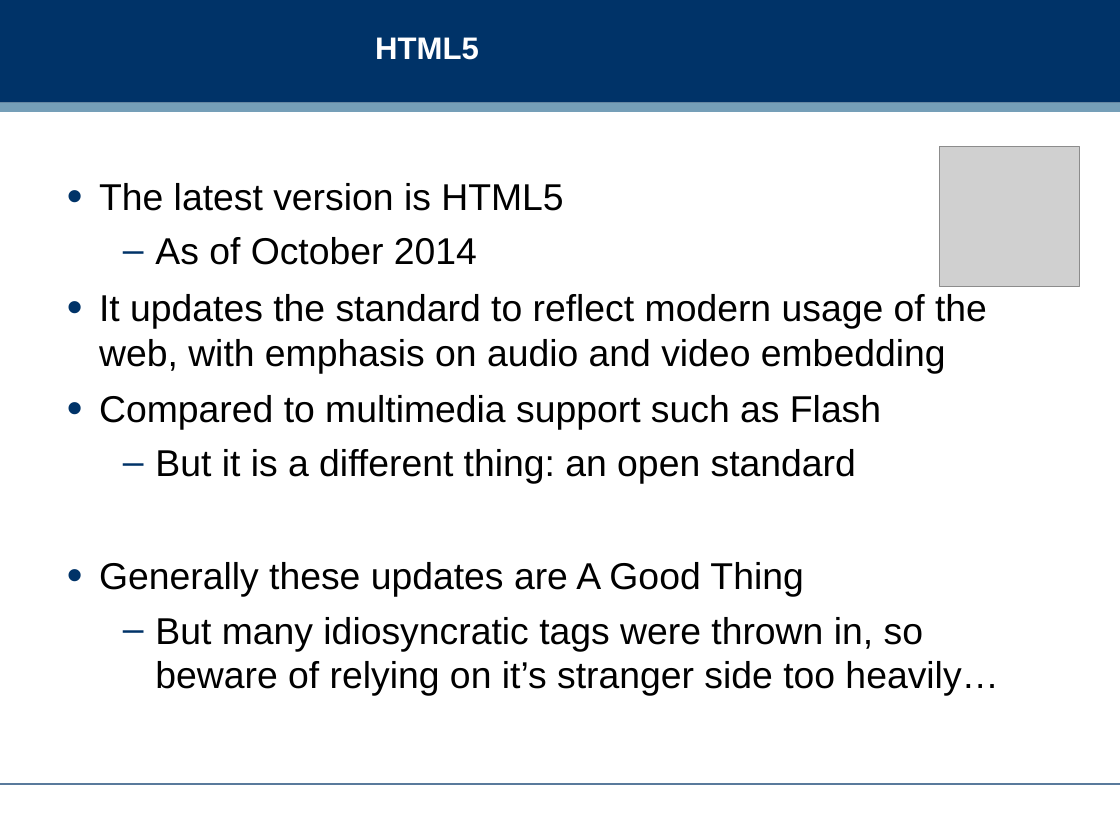
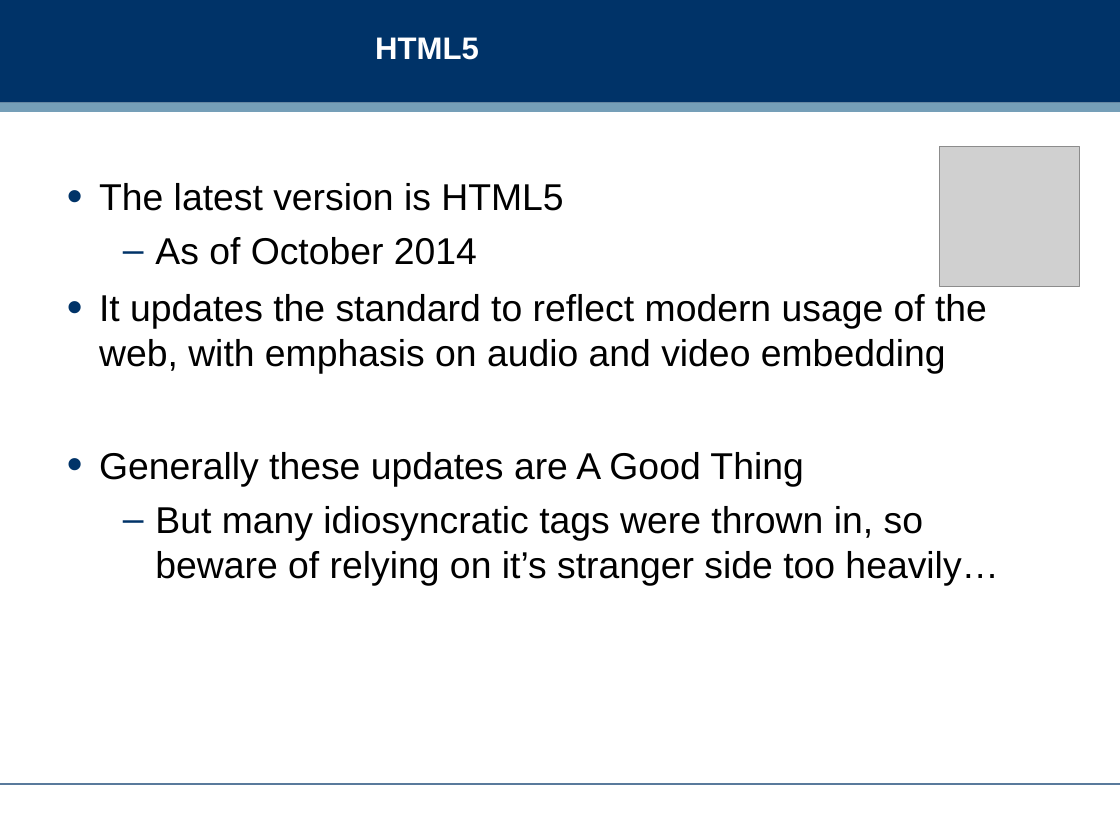
Before and after one commit to dreamind/ix, a slide deck: slide 11 of lectures/presenting-data/html.ppt (slide 10 before the commit). Drawn at 1120x840 pixels with LibreOffice and Linux fonts; fonts in the diff are those of the drawing; grey boxes stand for pictures; background and template pictures are left out. Boxes give left, top, right and bottom in pixels: in the first picture for what was removed or moved away, otherwise in the second. Text is boxed around its words. In the diff, an @@ line names an element or a change of style, - is before the commit and + after.

Commit message:
Updating HTML slides and landing page

```diff
--- a/lectures/presenting-data/html.ppt
+++ b/lectures/presenting-data/html.ppt
@@ text at (99,395,881,484): paragraphs removed @@
-• Compared to multimedia support such as Flash
-  – But it is a different thing: an open standard
```
Also in this commit, not shown: 9 other slides changed, 6 slides added, 3 slides removed, 1 other file.
